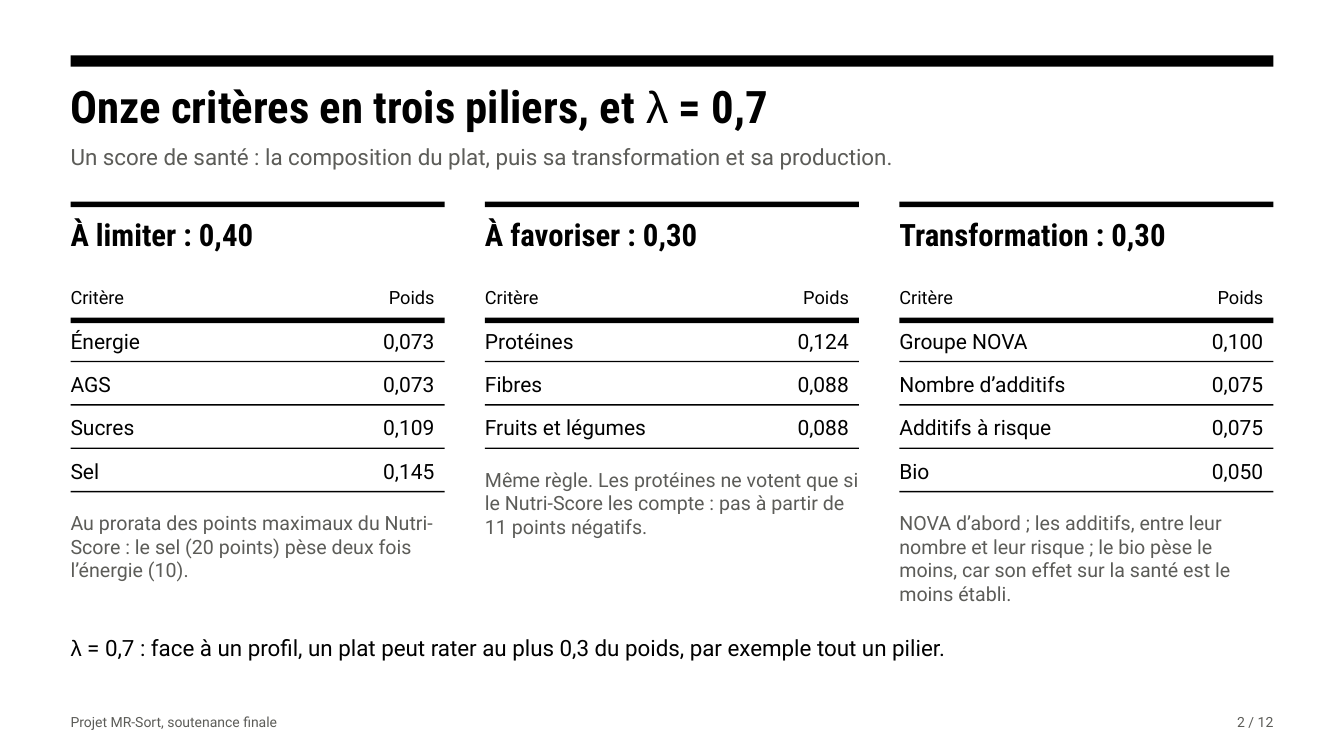
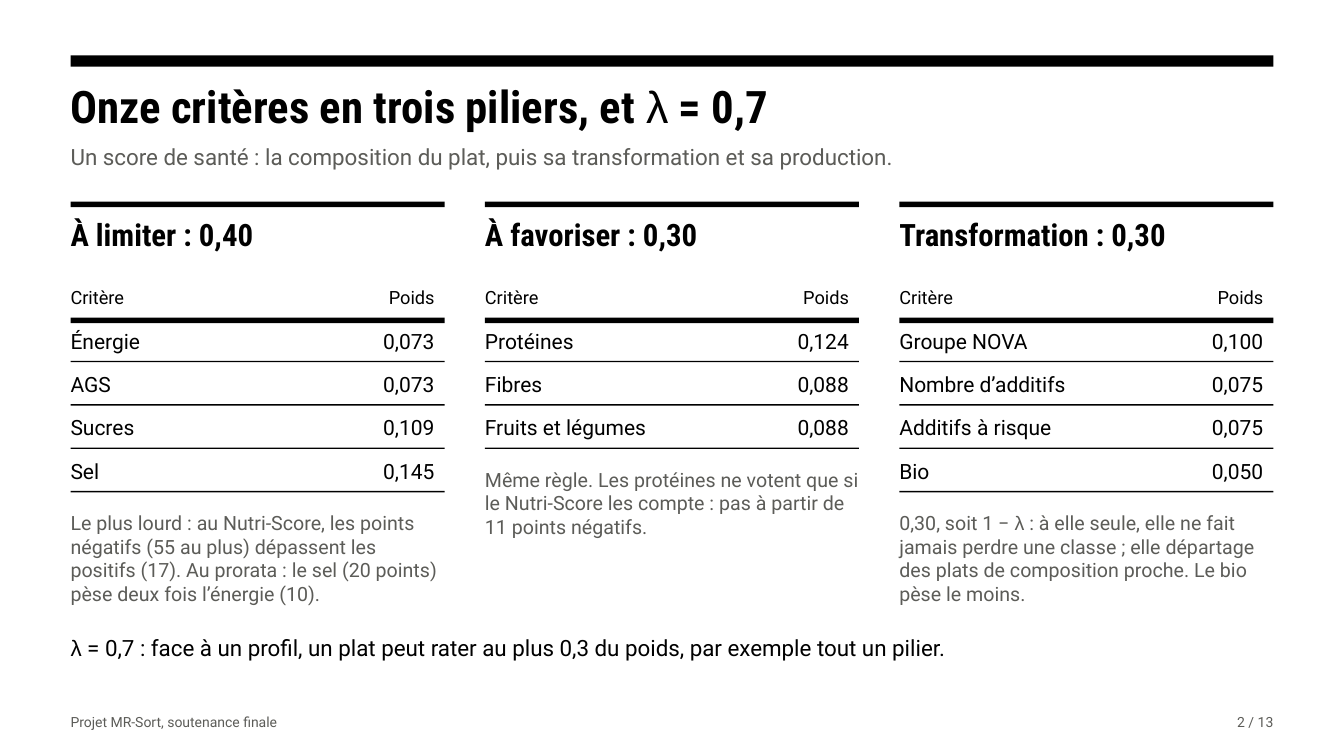
Before and after one commit to Nirrta/nutriscore-mrsort-projet-2026, a slide deck: slide 2 of resultats/slides_soutenance_finale.pptx. Drawn at 1344x756 pixels with LibreOffice and Linux fonts; fonts in the diff are those of the drawing. Boxes give left, top, right and bottom in pixels: in the first picture for what was removed or moved away, otherwise in the second. Text is boxed around its words. In the diff, an @@ line names an element or a change of style, - is before the commit and + after.

```diff
--- a/resultats/slides_soutenance_finale.pptx
+++ b/resultats/slides_soutenance_finale.pptx
@@ text at (71,515,437,605): text changed @@
-Au prorata des points maximaux du Nutri-Score : le sel (20 points) pèse deux fois l’énergie (10).
+Le plus lourd : au Nutri-Score, les points négatifs (55 au plus) dépassent les positifs (17). Au prorata : le sel (20 points) pèse deux fois l’énergie (10).
@@ text at (899,515,1255,605): text changed @@
-NOVA d’abord ; les additifs, entre leur nombre et leur risque ; le bio pèse le moins, car son effet sur la santé est le moins établi.
+0,30, soit 1 − λ : à elle seule, elle ne fait jamais perdre une classe ; elle départage des plats de composition proche. Le bio pèse le moins.
@@ text at (1237,717,1274,727): text changed @@
-2 / 12
+2 / 13
```
Also in this commit, not shown: 10 other slides changed, 1 slide added, 15 other files.
